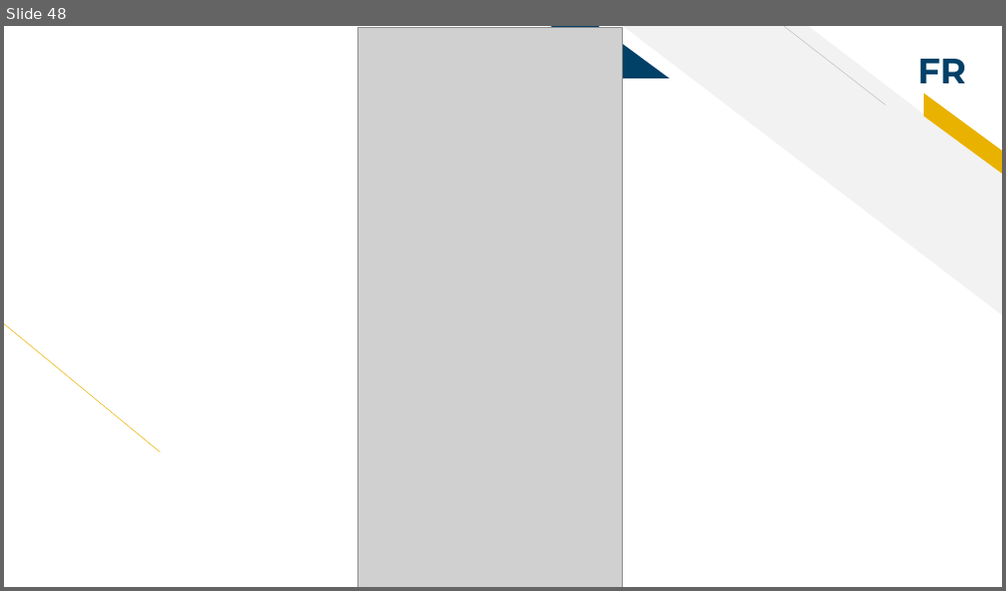
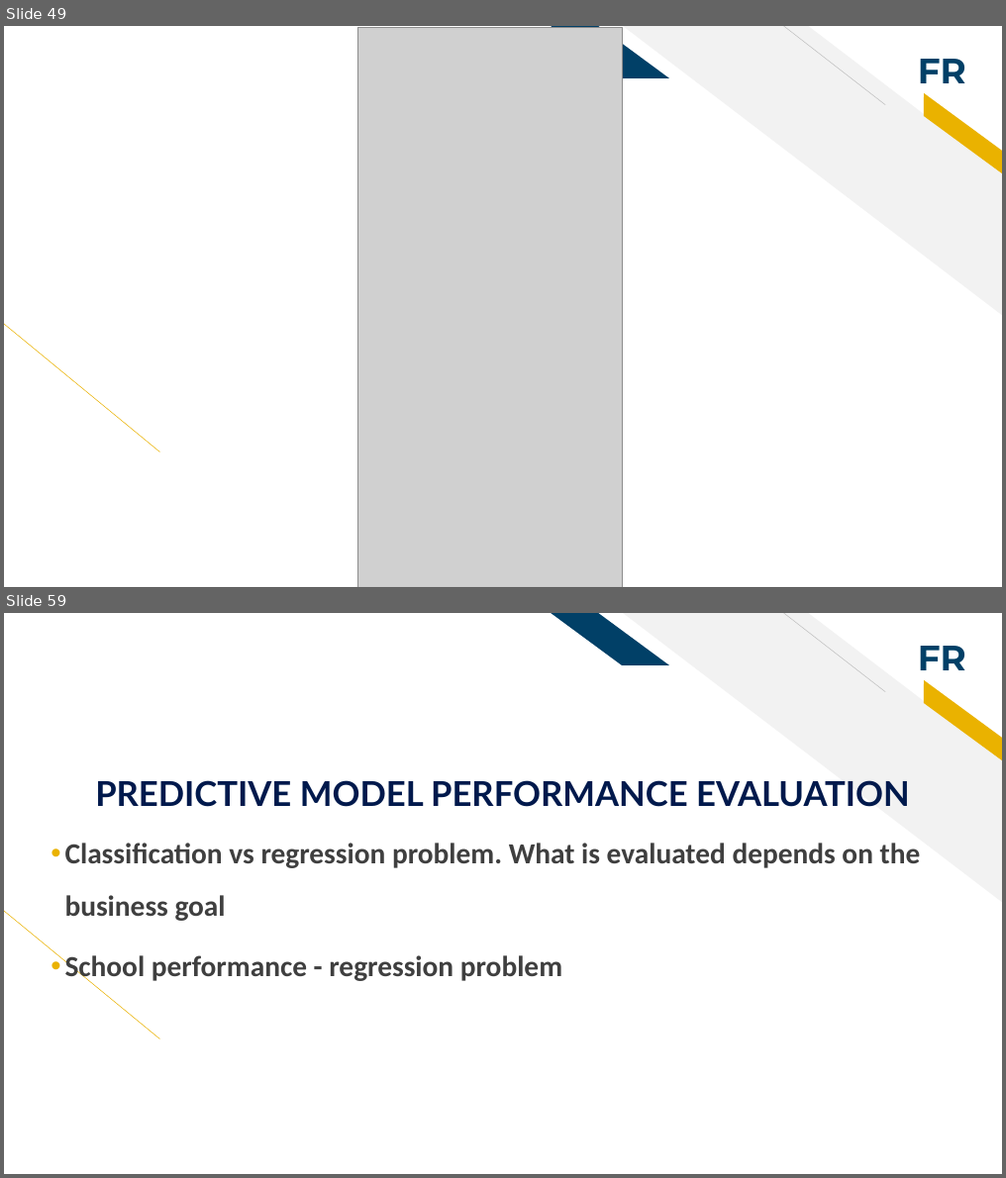
Before and after one commit to WanguiK/synthetica, a slide deck: Deck.pptx. Shown one above the other, each under a label of ours: slide 48 before the commit, slides 49 and 59 after it; the slides between them are not shown. The pictures are 1006x591 and 1006x1178 pixels, drawn with LibreOffice and Linux fonts; fonts in the diff are those of the drawing; grey boxes stand for pictures. Boxes give left, top, right and bottom in pixels: in the first picture for what was removed or moved away, otherwise in the second. Text is boxed around its words. In the diff, an @@ line names an element or a change of style, - is before the commit and + after.

```diff
--- a/Deck.pptx
+++ b/Deck.pptx
@@ slide 59 added at box(4, 613, 1002, 1174), background #FFFFFF; not listed: 6 template elements that a slide beside it also shows @@
@@ title added at box(95, 780, 910, 807), 33 pt, text #00194C, bold @@
+PREDICTIVE MODEL PERFORMANCE EVALUATION
@@ text added at box(65, 843, 921, 984), 28 pt, text #3F3F3F, bold @@
+• Classification vs regression problem. What is evaluated depends on the business goal
+• School performance - regression problem
@@ what was slide 48 is now slide 49 @@
```
Also in this commit, not shown: 2 slides changed, 28 other slides added, 8 other files.
